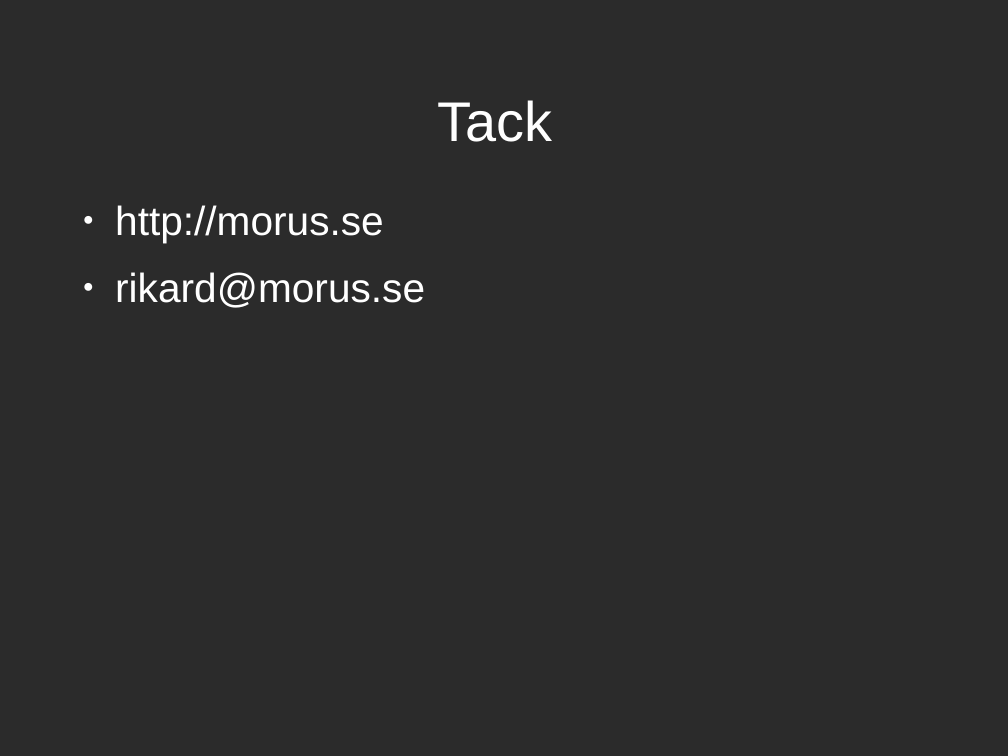
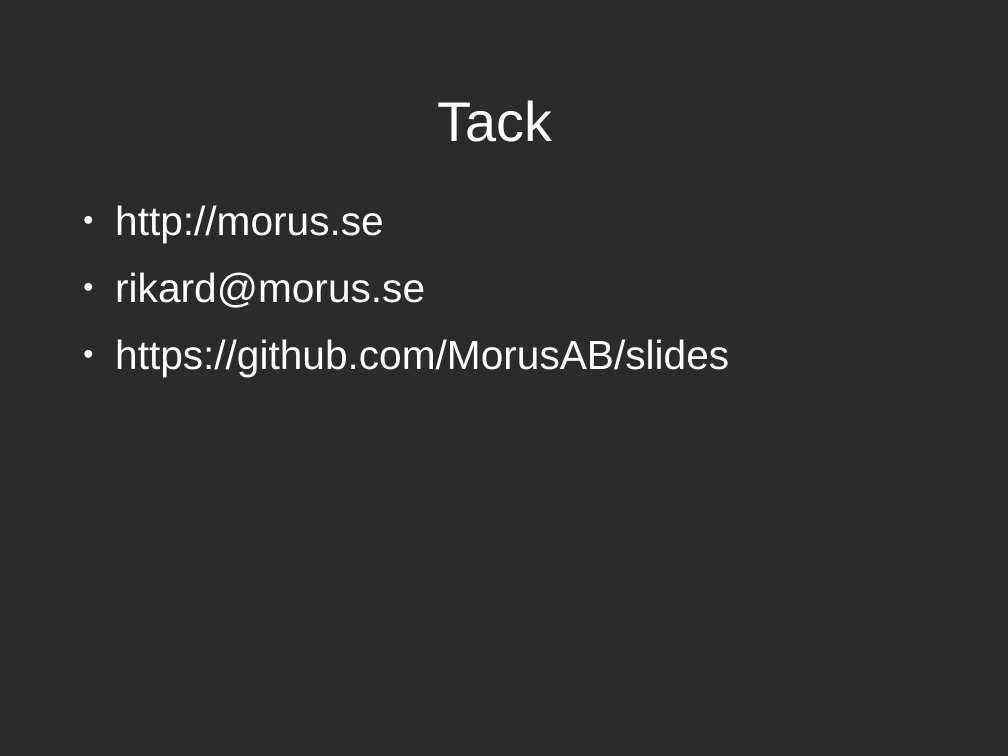
Before and after one commit to MorusAB/slides, a slide deck: slide 10 of PresentationÖppnaDataLindholmen.odp. Drawn at 1008x756 pixels with LibreOffice and Linux fonts; fonts in the diff are those of the drawing; background and template pictures are left out; a plain dark background stands for a picture behind light text. Boxes give left, top, right and bottom in pixels: in the first picture for what was removed or moved away, otherwise in the second. Text is boxed around its words. In the diff, an @@ line names an element or a change of style, - is before the commit and + after.

Commit message:
Added link to presentation online

```diff
--- a/PresentationÖppnaDataLindholmen.odp
+++ b/PresentationÖppnaDataLindholmen.odp
@@ text at (115, 339, 729, 376): paragraph added @@
+● https://github.com/MorusAB/slides
```
Also in this commit, not shown: 1 other file.
